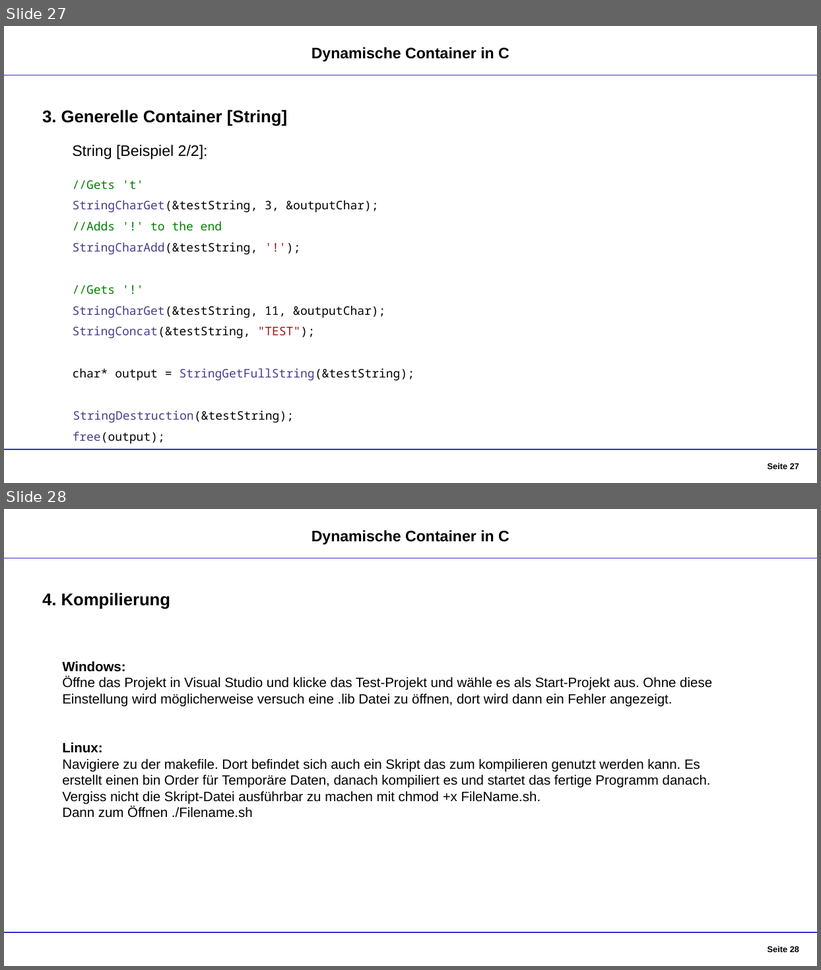
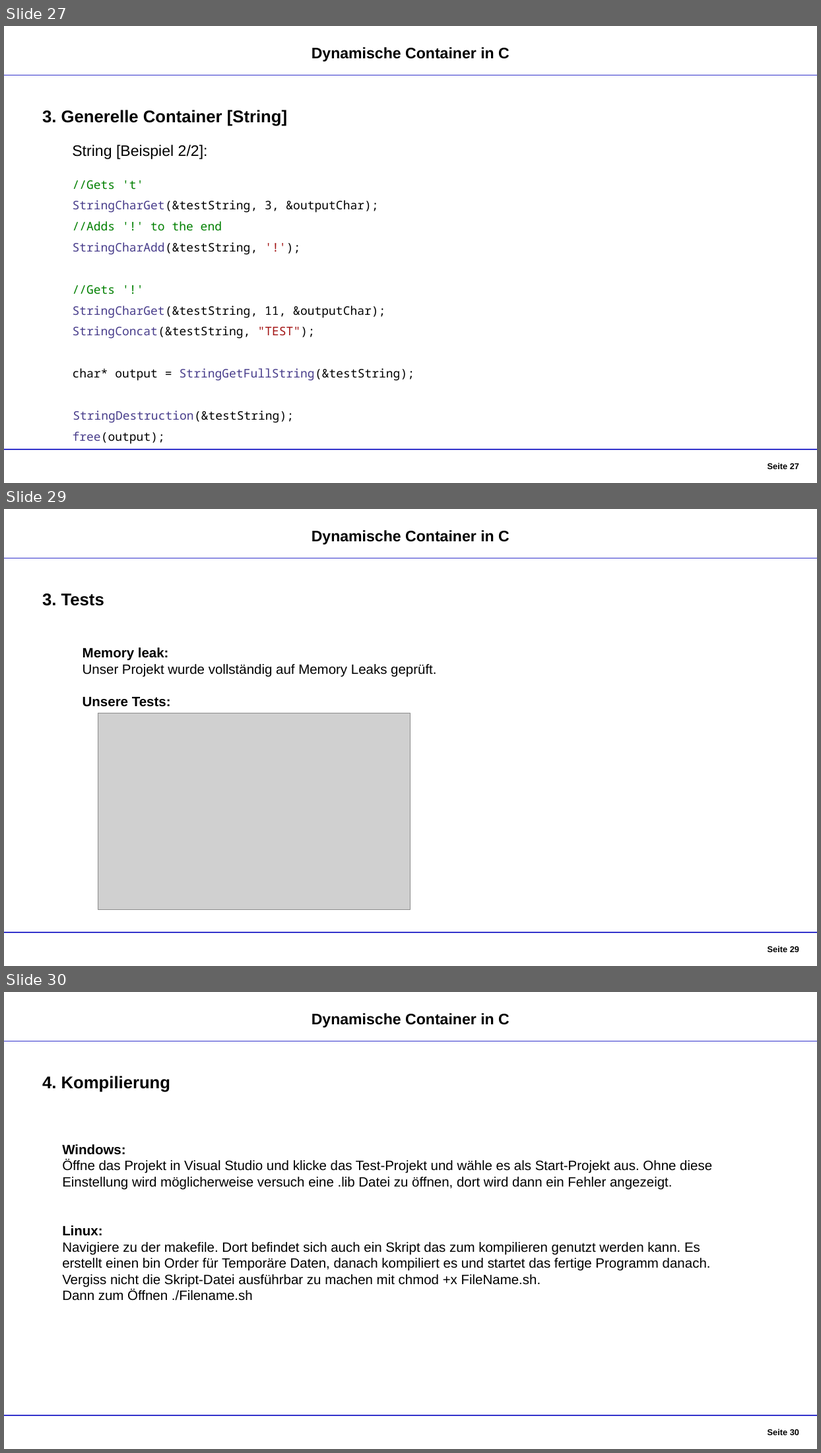
Before and after one commit to DennisGoss99/InPr_DynamicCollections, a slide deck: Dokumentation/Container - Präsentation.pptx. Shown one above the other, each under a label of ours: slides 27 and 28 before the commit, slides 27, 29 and 30 after it; the slides between them are not shown. The pictures are 821x970 and 821x1453 pixels, drawn with LibreOffice and Linux fonts; fonts in the diff are those of the drawing; grey boxes stand for pictures. Boxes give left, top, right and bottom in pixels: in the first picture for what was removed or moved away, otherwise in the second. Text is boxed around its words. In the diff, an @@ line names an element or a change of style, - is before the commit and + after.

```diff
--- a/Dokumentation/Container - Präsentation.pptx
+++ b/Dokumentation/Container - Präsentation.pptx
@@ slide 29 added at (x1=4, y1=509, x2=817, y2=966), background #FFFFFF @@
@@ text added at (x1=312, y1=530, x2=510, y2=545), 18 pt, text #000000, bold @@
+Dynamische Container in C
@@ line added from (4, 559) to (817, 559), #3333CC 1.25 pt @@
@@ text added at (x1=42, y1=593, x2=104, y2=606), 20 pt, text #000000, bold @@
+3. Tests
@@ text added at (x1=83, y1=648, x2=436, y2=707), 16 pt, text #000000 @@
+Memory leak:
+Unser Projekt wurde vollständig auf Memory Leaks geprüft.
+Unsere Tests:
@@ picture added at (x1=98, y1=714, x2=411, y2=910) @@
@@ line added from (4, 933) to (817, 933), #3333CC 1.25 pt @@
@@ page number added at (x1=768, y1=946, x2=799, y2=953), 10 pt, text #000000, bold @@
+Seite 29
@@ what was slide 28 is now slide 30 @@
@@ page number at (x1=768, y1=1429, x2=799, y2=1436): text changed @@
-Seite 28
+Seite 30
```
Also in this commit, not shown: 1 other slide added.
